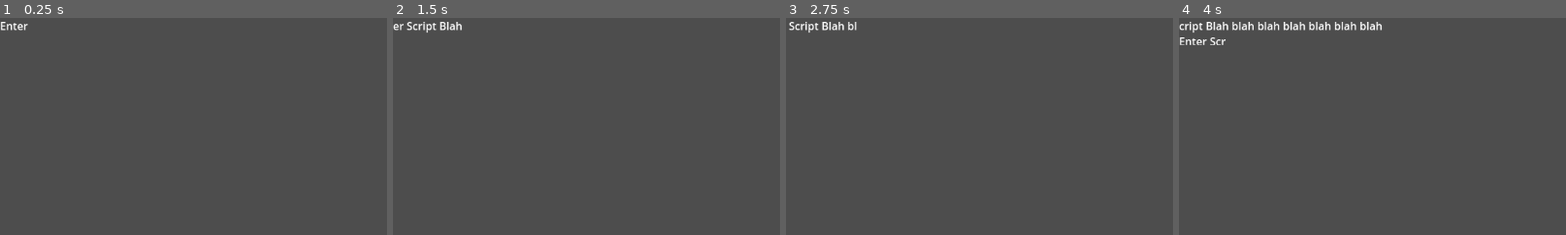
Above: before the commit, frames 1-4 (left to right).
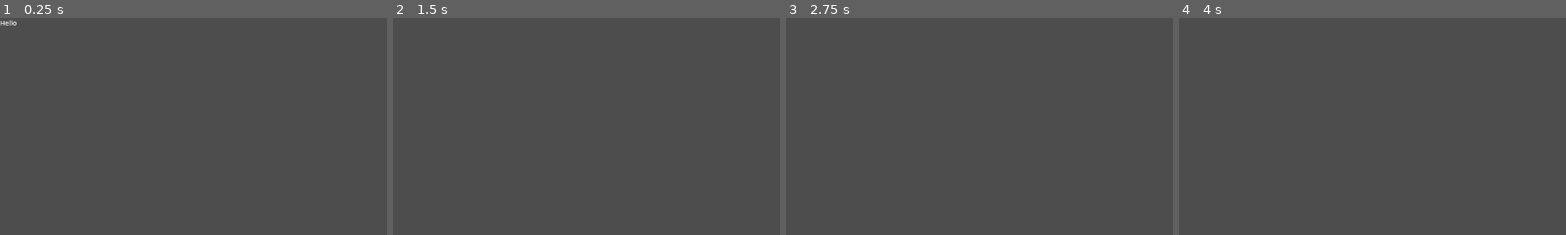
Above: after the commit, the same moments.

Repository: DonatoClemente/haphazard
Game: Godot game, scene res://TextBoxStory.tscn
Two runs of this game, one before a commit and one after it. Both use one fixed random seed, a clock stepped at 60 frames per second and the inputs below. This scene is started directly instead of the project's main scene.
Inputs:
- Up to frame 1 (0.25 s): no input
- Up to frame 2 (1.5 s): tap Enter (ui_accept) at 0.5, 0.77 s; hold Right (ui_right) 0.53-1.28 s; hold Down (ui_down) from 1.28 s (still down)
- Up to frame 3 (2.75 s): tap Enter (ui_accept) at 1.52, 2 s; release Down (ui_down) at 2.03 s; hold Right (ui_right) from 2.03 s (still down)
- Up to frame 4 (4 s): release Right (ui_right) at 2.78 s; hold Up (ui_up) 2.78-3.53 s; tap Enter (ui_accept) at 3.02, 3.5, 3.77 s; hold Left (ui_left) from 3.53 s (still down)
The pictures show only the part of the screen within x 0-50%, y 0-50%; the shares and areas given below are measured in that part.

The runs differ from the first frame. In frame 1, 0.2% of the frame differs, in the area x 0-8%, y 0-6%; in frame 2, 0.4%; in frame 3, 0.4%; in frame 4, 1.4%, in the area x 0-53%, y 1-13%.

Commit message:
Added new components

Diff:
--- /dev/null
+++ b/Component/flashlight_meter.tscn
@@ -0,0 +1,29 @@
+[gd_scene load_steps=3 format=3 uid="uid://cjep3ghbxys84"]
+
+[sub_resource type="StyleBoxFlat" id="StyleBoxFlat_oygyg"]
+bg_color = Color(0.286275, 0.286275, 0.286275, 1)
+border_width_left = 2
+border_width_top = 2
+border_width_right = 2
+border_width_bottom = 2
+border_color = Color(0, 0, 0, 1)
+
+[sub_resource type="StyleBoxFlat" id="StyleBoxFlat_odjar"]
+bg_color = Color(0.196078, 0.803922, 0.196078, 1)
+border_width_left = 2
+border_width_top = 2
+border_width_right = 2
+border_width_bottom = 2
+border_color = Color(0, 0, 0, 1)
+
+[node name="FlashlightMeter" type="CanvasLayer"]
+
+[node name="ProgressBar" type="ProgressBar" parent="."]
+offset_left = 20.0
+offset_top = 30.0
+offset_right = 652.0
+offset_bottom = 57.0
+theme_override_styles/background = SubResource("StyleBoxFlat_oygyg")
+theme_override_styles/fill = SubResource("StyleBoxFlat_odjar")
+value = 100.0
+show_percentage = false
--- /dev/null
+++ b/Component/progress_bar.gd
@@ -0,0 +1,13 @@
+extends ProgressBar
+
+func _ready():
+	# Set up the initial size
+	adjust_progress_bar_size()
+	# Connect to window resize signal
+	get_tree().root.connect("size_changed", adjust_progress_bar_size)
+
+func adjust_progress_bar_size():
+	# Get the window size
+	var window_size = get_viewport_rect().size
+	# Set the progress bar width to half the window width
+	custom_minimum_size.x = window_size.x / 2
--- /dev/null
+++ b/Music and SFX/volume.gd
@@ -0,0 +1,23 @@
+# volume_slider.gd
+extends HSlider
+
+@export
+var bus_name: String = "Master"  # Set default to "Master"
+
+var bus_index: int
+
+func _ready() -> void:
+	bus_index = AudioServer.get_bus_index(bus_name)
+	print("Bus name: ", bus_name)  # Debug print
+	print("Bus index: ", bus_index)  # Debug print
+
+	if bus_index < 0:
+		push_error("Audio bus '" + bus_name + "' not found!")
+		return
+
+	value_changed.connect(_on_value_changed)
+	value = db_to_linear(AudioServer.get_bus_volume_db(bus_index))
+
+func _on_value_changed(value: float) -> void:
+	if bus_index >= 0:  # Only adjust volume if we have a valid bus
+		AudioServer.set_bus_volume_db(bus_index, linear_to_db(value))
--- /dev/null
+++ b/Scenes/Credits.gdshader
@@ -0,0 +1,31 @@
+shader_type canvas_item;
+
+uniform float time;
+uniform float glitch_intensity : hint_range(0, 1) = 0.2;
+uniform vec3 glow_color = vec3(0.0, 1.0, 1.0); // Fallback without hint
+
+
+float random(vec2 coord) {
+    return fract(sin(dot(coord, vec2(12.9898, 78.233))) * 43758.5453);
+}
+
+void fragment() {
+    vec2 uv = UV;
+
+    // Add horizontal glitch lines
+    float glitch_line = step(0.98, random(vec2(floor(uv.y * 50.0), time * 5.0)));
+    float glitch_shift = random(vec2(uv.y * 10.0, time)) * glitch_intensity;
+
+    // Shift horizontal sections randomly
+    uv.x += glitch_line * glitch_shift;
+
+    // Vertical distortion (less frequent)
+    if (random(vec2(time, uv.y * 100.0)) < 0.1) {
+        uv.y += glitch_intensity * random(vec2(time, uv.x * 10.0));
+    }
+
+    // Apply color and glow
+    vec4 tex_color = texture(TEXTURE, uv);
+    tex_color.rgb += glow_color * glitch_line; // Add glow
+    COLOR = tex_color;
+}
--- /dev/null
+++ b/Scenes/Credits.tscn
@@ -0,0 +1,145 @@
+[gd_scene load_steps=17 format=3 uid="uid://dvcqmghwutbt8"]
+
+[ext_resource type="Script" path="res://Scenes/credits.gd" id="1_p7n8j"]
+[ext_resource type="Script" path="res://Scenes/firework.gd" id="3_a6bk6"]
+
+[sub_resource type="CanvasItemMaterial" id="CanvasItemMaterial_v27c4"]
+blend_mode = 1
+
+[sub_resource type="Curve" id="Curve_y1bqn"]
+_data = [Vector2(0.0707965, 0.103708), 0.0, 0.0, 0, 0, Vector2(0.448378, 0.781576), 0.0, 0.0, 0, 0, Vector2(0.902655, 1), 0.0, 0.0, 0, 0]
+point_count = 3
+
+[sub_resource type="CurveTexture" id="CurveTexture_nyqhm"]
+curve = SubResource("Curve_y1bqn")
+
+[sub_resource type="ParticleProcessMaterial" id="ParticleProcessMaterial_lhj3p"]
+lifetime_randomness = 1.0
+particle_flag_disable_z = true
+emission_shape_offset = Vector3(100, 0, 0)
+emission_shape = 3
+emission_box_extents = Vector3(200, 1, 1)
+direction = Vector3(0, -1, 0)
+spread = 0.0
+initial_velocity_min = 100.0
+initial_velocity_max = 200.0
+gravity = Vector3(0, 0, 0)
+alpha_curve = SubResource("CurveTexture_nyqhm")
+sub_emitter_mode = 2
+sub_emitter_amount_at_end = 32
+
+[sub_resource type="Gradient" id="Gradient_7wqqm"]
+colors = PackedColorArray(0.635294, 0.635294, 0.635294, 1, 0, 0.729412, 0.729412, 0.556863)
+
+[sub_resource type="GradientTexture2D" id="GradientTexture2D_3ei7m"]
+gradient = SubResource("Gradient_7wqqm")
+width = 1
+fill_to = Vector2(0, 1)
+
+[sub_resource type="CanvasItemMaterial" id="CanvasItemMaterial_7tru3"]
+blend_mode = 1
+
+[sub_resource type="Curve" id="Curve_xxllw"]
+_data = [Vector2(0.0058997, 1), 0.0, 0.0, 0, 0, Vector2(0.882006, 0.0283892), 0.0, 0.0, 0, 0]
+point_count = 2
+
+[sub_resource type="CurveTexture" id="CurveTexture_1p7d0"]
+curve = SubResource("Curve_xxllw")
+
+[sub_resource type="Gradient" id="Gradient_ss5r7"]
+offsets = PackedFloat32Array(0, 0.286174, 0.665595, 0.932476)
+colors = PackedColorArray(0.687791, 0.282351, 0.799964, 1, 1, 1, 1, 1, 1, 1, 1, 0.27451, 0.819608, 0.45098, 0.866667, 0.858824)
+
+[sub_resource type="GradientTexture1D" id="GradientTexture1D_1mrw0"]
+gradient = SubResource("Gradient_ss5r7")
+
+[sub_resource type="ParticleProcessMaterial" id="ParticleProcessMaterial_uab8y"]
+lifetime_randomness = 1.0
+particle_flag_disable_z = true
+direction = Vector3(1, 1, 0)
+spread = 180.0
+initial_velocity_min = 50.0
+initial_velocity_max = 150.0
+gravity = Vector3(0, 98, 0)
+damping_max = 100.0
+scale_min = 0.5
+color_initial_ramp = SubResource("GradientTexture1D_1mrw0")
+alpha_curve = SubResource("CurveTexture_1p7d0")
+
+[sub_resource type="Gradient" id="Gradient_tek2h"]
+
+[sub_resource type="GradientTexture2D" id="GradientTexture2D_kyig8"]
+gradient = SubResource("Gradient_tek2h")
+width = 1
+fill_to = Vector2(0, 1)
+
+[node name="Node2D" type="CanvasLayer"]
+script = ExtResource("1_p7n8j")
+
+[node name="ColorRect" type="ColorRect" parent="."]
+anchors_preset = 15
+anchor_right = 1.0
+anchor_bottom = 1.0
+grow_horizontal = 2
+grow_vertical = 2
+color = Color(0.129558, 0.129558, 0.129558, 1)
+
+[node name="Control" type="Control" parent="."]
+layout_mode = 3
+anchors_preset = 15
+anchor_right = 1.0
+anchor_bottom = 1.0
+grow_horizontal = 2
+grow_vertical = 2
+
+[node name="HBoxContainer" type="HBoxContainer" parent="Control"]
+layout_mode = 1
+anchors_preset = 15
+anchor_right = 1.0
+anchor_bottom = 1.0
+grow_horizontal = 2
+grow_vertical = 2
+alignment = 1
+
+[node name="VBoxContainer" type="VBoxContainer" parent="Control/HBoxContainer"]
+layout_mode = 2
+alignment = 1
+
+[node name="GPUParticles2D" type="GPUParticles2D" parent="Control/HBoxContainer/VBoxContainer"]
+material = SubResource("CanvasItemMaterial_v27c4")
+position = Vector2(-77, 567)
+scale = Vector2(2.24, 2.24)
+amount = 10
+sub_emitter = NodePath("../GPUParticles2D2")
+process_material = SubResource("ParticleProcessMaterial_lhj3p")
+texture = SubResource("GradientTexture2D_3ei7m")
+trail_enabled = true
+script = ExtResource("3_a6bk6")
+
+[node name="GPUParticles2D2" type="GPUParticles2D" parent="Control/HBoxContainer/VBoxContainer"]
+material = SubResource("CanvasItemMaterial_7tru3")
+position = Vector2(183, 341)
+amount = 1000
+process_material = SubResource("ParticleProcessMaterial_uab8y")
+texture = SubResource("GradientTexture2D_kyig8")
+trail_enabled = true
+
+[node name="Label4" type="Label" parent="Control/HBoxContainer/VBoxContainer"]
+layout_mode = 2
+theme_override_colors/font_color = Color(0.878431, 0.878431, 0.878431, 1)
+theme_override_font_sizes/font_size = 50
+text = "Credits:"
+
+[node name="Label2" type="Label" parent="Control/HBoxContainer/VBoxContainer"]
+layout_mode = 2
+theme_override_colors/font_color = Color(0.877616, 0.877616, 0.877616, 1)
+theme_override_font_sizes/font_size = 50
+text = "Trey -
+Donato - Art, Dev
+Ramiro - UI/UX, "
+
+[node name="Button" type="Button" parent="Control/HBoxContainer/VBoxContainer"]
+layout_mode = 2
+text = "Back"
+
+[connection signal="pressed" from="Control/HBoxContainer/VBoxContainer/Button" to="." method="_on_button_pressed"]
--- /dev/null
+++ b/Scenes/Glitch.gd
@@ -0,0 +1,7 @@
+extends RichTextLabel
+
+@onready var mat = $".".material  # Get the shader material
+
+func _process(delta):
+	if mat and mat is ShaderMaterial:
+		mat.set_shader_parameter("time", Time.get_ticks_msec() / 1000.0)
--- /dev/null
+++ b/Scenes/HomeMenu.tscn
@@ -0,0 +1,196 @@
+[gd_scene load_steps=3 format=3 uid="uid://y8u0s5k8psmb"]
+
+[ext_resource type="Script" path="res://home_menu.gd" id="1_51xyy"]
+[ext_resource type="Script" path="res://Scenes/volume.gd" id="2_xf2e4"]
+
+[node name="Node2D" type="CanvasLayer"]
+script = ExtResource("1_51xyy")
+
+[node name="ColorRect" type="ColorRect" parent="."]
+anchors_preset = 15
+anchor_right = 1.0
+anchor_bottom = 1.0
+grow_horizontal = 2
+grow_vertical = 2
+
+[node name="Control" type="Control" parent="."]
+layout_mode = 3
+anchors_preset = 15
+anchor_right = 1.0
+anchor_bottom = 1.0
+grow_horizontal = 2
+grow_vertical = 2
+
+[node name="HBoxContainer" type="HBoxContainer" parent="Control"]
+layout_mode = 1
+anchors_preset = 15
+anchor_right = 1.0
+anchor_bottom = 1.0
+grow_horizontal = 2
+grow_vertical = 2
+alignment = 1
+
+[node name="VBoxContainer" type="VBoxContainer" parent="Control/HBoxContainer"]
+layout_mode = 2
+alignment = 1
+
+[node name="Label" type="Label" parent="Control/HBoxContainer/VBoxContainer"]
+layout_mode = 2
+theme_override_colors/font_color = Color(0, 0, 0, 1)
+theme_override_font_sizes/font_size = 50
+text = "Half Hazard"
+
+[node name="Label2" type="Label" parent="Control/HBoxContainer/VBoxContainer"]
+layout_mode = 2
+theme_override_colors/font_color = Color(0, 0, 0, 1)
+theme_override_font_sizes/font_size = 50
+text = "
+"
+
+[node name="Label3" type="Label" parent="Control/HBoxContainer/VBoxContainer"]
+layout_mode = 2
+theme_override_colors/font_color = Color(0, 0, 0, 1)
+theme_override_font_sizes/font_size = 50
+text = "
+"
+
+[node name="Play" type="Button" parent="Control/HBoxContainer/VBoxContainer"]
+layout_mode = 2
+theme_override_colors/font_color = Color(0, 0, 0, 1)
+text = "Play"
+
+[node name="Options" type="Button" parent="Control/HBoxContainer/VBoxContainer"]
+layout_mode = 2
+theme_override_colors/font_color = Color(0, 0, 0, 1)
+text = "Option"
+
+[node name="Quit" type="Button" parent="Control/HBoxContainer/VBoxContainer"]
+layout_mode = 2
+theme_override_colors/font_color = Color(0, 0, 0, 1)
+text = "Quit"
+
+[node name="Credits" type="Button" parent="Control/HBoxContainer/VBoxContainer"]
+layout_mode = 2
+theme_override_colors/font_color = Color(0, 0, 0, 1)
+text = "Credits"
+
+[node name="Options" type="Control" parent="."]
+unique_name_in_owner = true
+layout_mode = 3
+anchors_preset = 15
+anchor_right = 1.0
+anchor_bottom = 1.0
+grow_horizontal = 2
+grow_vertical = 2
+
+[node name="MarginContainer" type="MarginContainer" parent="Options"]
+layout_mode = 1
+anchors_preset = 15
+anchor_right = 1.0
+anchor_bottom = 1.0
+grow_horizontal = 2
+grow_vertical = 2
+theme_override_constants/margin_left = 5
+
+[node name="ColorRect2" type="ColorRect" parent="Options/MarginContainer"]
+custom_minimum_size = Vector2(300, 300)
+layout_mode = 2
+size_flags_horizontal = 4
+size_flags_vertical = 6
+color = Color(0.74902, 0.72549, 0.988235, 1)
+
+[node name="Control" type="Control" parent="Options/MarginContainer/ColorRect2"]
+layout_mode = 1
+anchors_preset = 15
+anchor_right = 1.0
+anchor_bottom = 1.0
+offset_left = -25.0
+offset_top = -1.0
+offset_right = 275.0
+offset_bottom = 199.0
+grow_horizontal = 2
+grow_vertical = 2
+
+[node name="MarginContainer" type="MarginContainer" parent="Options/MarginContainer/ColorRect2/Control"]
+layout_mode = 0
+offset_right = 40.0
+offset_bottom = 40.0
+theme_override_constants/margin_left = 35
+theme_override_constants/margin_top = 10
+
+[node name="HBoxContainer" type="HBoxContainer" parent="Options/MarginContainer/ColorRect2/Control/MarginContainer"]
+layout_mode = 2
+
+[node name="VSplitContainer" type="VSplitContainer" parent="Options/MarginContainer/ColorRect2/Control/MarginContainer/HBoxContainer"]
+layout_mode = 2
+size_flags_horizontal = 2
+
+[node name="BackButton" type="HBoxContainer" parent="Options/MarginContainer/ColorRect2/Control/MarginContainer/HBoxContainer/VSplitContainer"]
+layout_mode = 2
+alignment = 1
+
+[node name="Button" type="Button" parent="Options/MarginContainer/ColorRect2/Control/MarginContainer/HBoxContainer/VSplitContainer/BackButton"]
+layout_mode = 2
+size_flags_horizontal = 0
+size_flags_vertical = 0
+text = "Back"
+
+[node name="Label2" type="Label" parent="Options/MarginContainer/ColorRect2/Control/MarginContainer/HBoxContainer/VSplitContainer/BackButton"]
+layout_mode = 2
+text = "               "
+
+[node name="Label" type="Label" parent="Options/MarginContainer/ColorRect2/Control/MarginContainer/HBoxContainer/VSplitContainer/BackButton"]
+layout_mode = 2
+theme_override_colors/font_color = Color(0, 0, 0, 1)
+text = "Settings"
+
+[node name="MarginContainer" type="MarginContainer" parent="Options/MarginContainer/ColorRect2/Control/MarginContainer/HBoxContainer/VSplitContainer"]
+layout_mode = 2
+theme_override_constants/margin_left = 10
+
+[node name="VBoxContainer" type="VBoxContainer" parent="Options/MarginContainer/ColorRect2/Control/MarginContainer/HBoxContainer/VSplitContainer/MarginContainer"]
+layout_mode = 2
+theme_override_constants/separation = 9
+
+[node name="WindowSetting" type="HBoxContainer" parent="Options/MarginContainer/ColorRect2/Control/MarginContainer/HBoxContainer/VSplitContainer/MarginContainer/VBoxContainer"]
+layout_mode = 2
+
+[node name="Label" type="Label" parent="Options/MarginContainer/ColorRect2/Control/MarginContainer/HBoxContainer/VSplitContainer/MarginContainer/VBoxContainer/WindowSetting"]
+layout_mode = 2
+theme_override_colors/font_color = Color(0, 0, 0, 1)
+text = "Screen: "
+
+[node name="OptionButton" type="OptionButton" parent="Options/MarginContainer/ColorRect2/Control/MarginContainer/HBoxContainer/VSplitContainer/MarginContainer/VBoxContainer/WindowSetting"]
+layout_mode = 2
+theme_override_colors/font_color = Color(0, 0, 0, 1)
+selected = 0
+item_count = 2
+popup/item_0/text = "Full Screen"
+popup/item_0/id = 1
+popup/item_1/text = "Windowed"
+
+[node name="Audio" type="HBoxContainer" parent="Options/MarginContainer/ColorRect2/Control/MarginContainer/HBoxContainer/VSplitContainer/MarginContainer/VBoxContainer"]
+layout_mode = 2
+
+[node name="Label" type="Label" parent="Options/MarginContainer/ColorRect2/Control/MarginContainer/HBoxContainer/VSplitContainer/MarginContainer/VBoxContainer/Audio"]
+layout_mode = 2
+theme_override_colors/font_color = Color(0, 0, 0, 1)
+text = "Audio: "
+
+[node name="VBoxContainer" type="VBoxContainer" parent="Options/MarginContainer/ColorRect2/Control/MarginContainer/HBoxContainer/VSplitContainer/MarginContainer/VBoxContainer/Audio"]
+layout_mode = 2
+size_flags_horizontal = 3
+
+[node name="Volume" type="HSlider" parent="Options/MarginContainer/ColorRect2/Control/MarginContainer/HBoxContainer/VSplitContainer/MarginContainer/VBoxContainer/Audio/VBoxContainer"]
+layout_mode = 2
+max_value = 1.0
+step = 0.001
+script = ExtResource("2_xf2e4")
+
+[connection signal="pressed" from="Control/HBoxContainer/VBoxContainer/Play" to="." method="_on_play_pressed"]
+[connection signal="pressed" from="Control/HBoxContainer/VBoxContainer/Options" to="." method="_on_options_pressed"]
+[connection signal="pressed" from="Control/HBoxContainer/VBoxContainer/Quit" to="." method="_on_quit_pressed"]
+[connection signal="pressed" from="Control/HBoxContainer/VBoxContainer/Credits" to="." method="_on_credits_pressed"]
+[connection signal="pressed" from="Options/MarginContainer/ColorRect2/Control/MarginContainer/HBoxContainer/VSplitContainer/BackButton/Button" to="." method="_on_button_pressed"]
+[connection signal="item_selected" from="Options/MarginContainer/ColorRect2/Control/MarginContainer/HBoxContainer/VSplitContainer/MarginContainer/VBoxContainer/WindowSetting/OptionButton" to="." method="_on_option_button_item_selected"]
+[connection signal="value_changed" from="Options/MarginContainer/ColorRect2/Control/MarginContainer/HBoxContainer/VSplitContainer/MarginContainer/VBoxContainer/Audio/VBoxContainer/Volume" to="Options/MarginContainer/ColorRect2/Control/MarginContainer/HBoxContainer/VSplitContainer/MarginContainer/VBoxContainer/Audio/VBoxContainer/Volume" method="_on_value_changed"]
--- /dev/null
+++ b/Scenes/credits.gd
@@ -0,0 +1,6 @@
+extends CanvasLayer
+
+@onready var home_scene = load("res://Scenes/HomeMenu.tscn")
+
+func _on_button_pressed() -> void:
+	get_tree().change_scene_to_packed(home_scene)
--- /dev/null
+++ b/Scenes/firework.gd
@@ -0,0 +1,11 @@
+extends GPUParticles2D
+
+
+# Called when the node enters the scene tree for the first time.
+func _ready() -> void:
+	process_material.sub_emitter_amount_at_end = 200
+
+
+# Called every frame. 'delta' is the elapsed time since the previous frame.
+func _process(delta: float) -> void:
+	pass
--- /dev/null
+++ b/Scenes/volume.gd
@@ -0,0 +1,17 @@
+# volume_slider.gd
+extends HSlider
+
+@export
+var bus_name: String
+
+var bus_index: int
+
+func _ready() -> void:
+	bus_index = AudioServer.bus_count - 1
+
+	# If you're using Godot 3, replace db_to_linear() with `db2linear()
+	value = db_to_linear(AudioServer.get_bus_volume_db(bus_index))
+
+func _on_value_changed(value: float) -> void:
+	# If you're using Godot 3, replace linear_to_db() with linear2db()
+	AudioServer.set_bus_volume_db(bus_index, linear_to_db(value))
--- a/TextBoxStory.tscn
+++ b/TextBoxStory.tscn
@@ -4,14 +4,12 @@
 
 [node name="Node2D" type="Node2D"]
 script = ExtResource("1_2k6bd")
-story_text = "Enter Script Blah blah blah blah blah blah blahEnter Script Blah blah blah blah blah blah blah
-Enter Script Blah blah blah blah blah blah blah
-Enter Script Blah blah blah blah blah blah blah
-Enter Script Blah blah blah blah blah blah blah
-
+story_text = "Hello Adventure! Welcome to my lab
 "
 
 [node name="RichTextLabel" type="RichTextLabel" parent="."]
 offset_right = 310.0
 offset_bottom = 40.0
-text = "Text"
+scale = Vector2(0.5, 0.5)
+theme_override_font_sizes/normal_font_size = 20
+text = "Stuff"
--- /dev/null
+++ b/home_menu.gd
@@ -0,0 +1,38 @@
+extends CanvasLayer
+
+@onready var credit_scene = load("res://Scenes/Credits.tscn")
+@onready var control_panel = $Options
+
+func _ready() -> void:
+	if control_panel:
+		control_panel.visible = false
+
+func _on_play_pressed() -> void:
+	pass # Replace with function body.
+
+
+func _on_options_pressed() -> void:
+	control_panel.visible = true
+	pass # Replace with function body.
+
+
+func _on_quit_pressed() -> void:
+	get_tree().quit()
+	pass
+
+
+func _on_credits_pressed() -> void:
+	get_tree().change_scene_to_packed(credit_scene)
+	pass # Replace with function body.
+
+
+func _on_option_button_item_selected(index: int) -> void:
+	if index == 0:
+		DisplayServer.window_set_mode(DisplayServer.WINDOW_MODE_FULLSCREEN)
+	elif index == 1:
+			DisplayServer.window_set_mode(DisplayServer.WINDOW_MODE_WINDOWED)
+	pass # Replace with function body.
+
+
+func _on_button_pressed() -> void:
+	control_panel.visible = false
